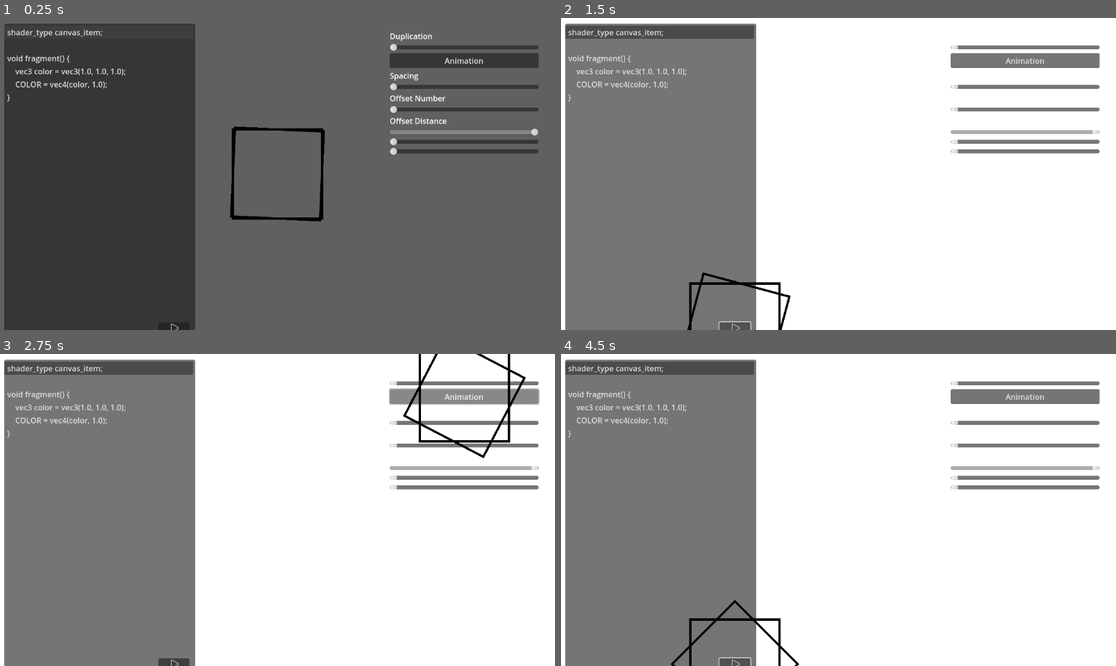
Above: before the commit, frames 1-4 (two rows, left to right).
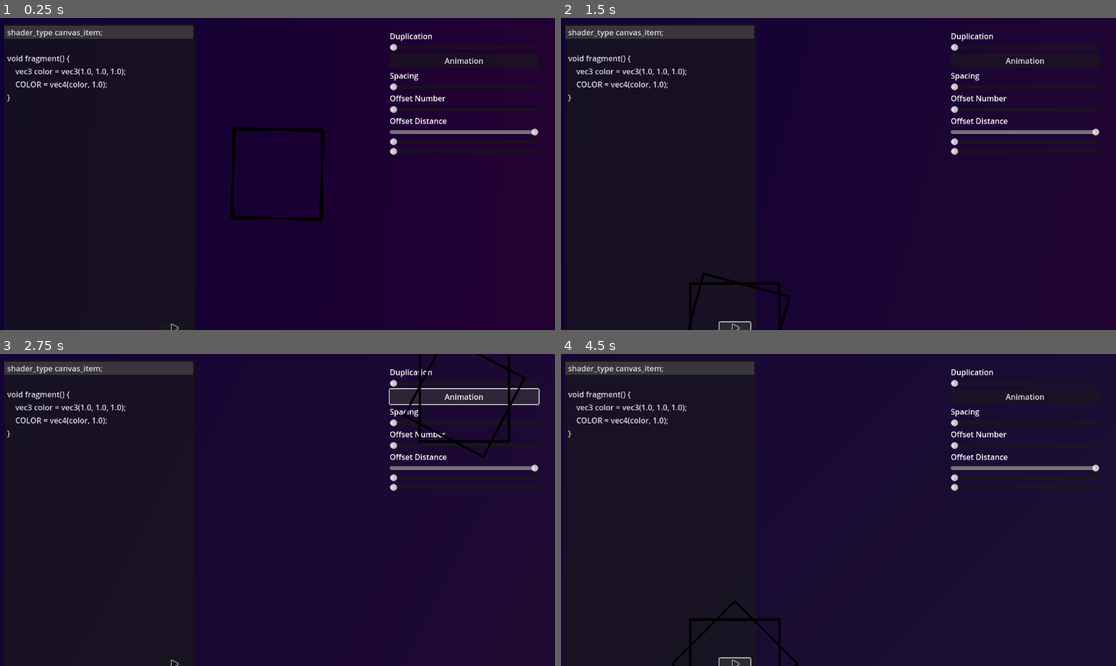
Above: after the commit, the same moments.

Repository: Juju-brz/GDVJ
Game: Godot game, scene res://01_Superpositions_géométriques.tscn
Same seed, same stepped clock (60 frames per second), same inputs: the game is played once before the commit and once after it.
Inputs (mouse positions are in pixels of both pictures, inside the frame that each line leads up to):
- Up to frame 1 (0.25 s): no input
- Up to frame 2 (1.5 s): click "Animation" at 0.5 s; click (733, 326) at 1.25 s
- Up to frame 3 (2.75 s): click "Animation" at 2 s
- Up to frame 4 (4.5 s): click (733, 662) at 2.75 s; click "Animation" at 3.5 s; click (733, 662) at 4.25 s

The runs differ from the first frame. In frame 1, 97% of the frame differs, in the area x 0-100%, y 0-100%; in frame 2, 98%; in frame 3, 98%; in frame 4, 98%.

Commit message:
Background Correction-Gradient

Diff:
--- a/01_Superpositions_Géometriques_MainScript.gd
+++ b/01_Superpositions_Géometriques_MainScript.gd
@@ -3,14 +3,18 @@
 #### VARIABLES ####
 # Rotation variables
 var overall_rotation: float = 0.0
-@export var ROTATION_SPEED: float = deg_to_rad(10.0) # Very slow rotation
+@export var ROTATION_SPEED: float = deg_to_rad(10.0)
 
-# This array will hold the generated angles: 45, 67.5, 112.5, 135, 180...
+# Array for the pattern
 var stamp_angles: Array[float] = []
 
 # Gradient Variables
 @export var GRADIENT_SPEED: float = 0.1
-@export var GRADIENT_ANGLE_SPEED: float = 5.0
+@export var GRADIENT_ANGLE_SPEED: float = 10.0 # Increased slightly for visibility
+
+# We use the ColorRect only to know the size of the screen
+@onready var backsquare = $ColorRect
+
 var current_color_time: float = 0.0
 var current_gradient_angle: float = 0.0
 
@@ -28,57 +32,72 @@
 func _ready() -> void:
 	$Square.hide()
 
-	# --- GENERATE THE PATTERN AUTOMATICALLY ---
-	# We start at 45 degrees
+	# HIDE the ColorRect so it doesn't block our custom drawing
+	if backsquare:
+		backsquare.hide()
+
+	# --- GENERATE PATTERN ---
 	var current_angle = 45.0
-
-	# We want to toggle between adding 22.5 and 45.0
-	# Pattern: 45 -> (+22.5) -> 67.5 -> (+45) -> 112.5 -> (+22.5) -> 135 ...
 	var add_small_step = true
 
-	# Generate angles for a long time (e.g., up to 3600 degrees / 10 laps)
 	while current_angle < 3600.0:
 		stamp_angles.append(deg_to_rad(current_angle))
-
 		if add_small_step:
 			current_angle += 22.5
 		else:
 			current_angle += 45.0
-
-		# Flip the toggle for the next step
 		add_small_step = not add_small_step
 
 	draw_board()
 	queue_redraw()
 
+# --- HELPER TO GET COLOR FROM PALETTE ---
+func get_gradient_color(time_val: float) -> Color:
+	var size = COLOR_PALETTE.size()
+	var idx = int(time_val) % size
+	var next_idx = (idx + 1) % size
+	var t = time_val - float(int(time_val))
+	return COLOR_PALETTE[idx].lerp(COLOR_PALETTE[next_idx], t)
+
 func _draw():
-	# --- Draw Rotating Gradient Background (UNCHANGED) ---
-	var viewport_size = get_viewport_rect().size
+	# 1. Determine Screen Size
+	var viewport_size = Vector2(1000, 1000)
+	if backsquare:
+		viewport_size = backsquare.size
 	var center = viewport_size / 2.0
 
-	# Color Cycling
-	var palette_size = COLOR_PALETTE.size()
-	var cycle_index = int(current_color_time) % palette_size
-	var next_cycle_index = (cycle_index + 1) % palette_size
-	var lerp_factor = current_color_time - float(int(current_color_time))
-	var current_color = COLOR_PALETTE[cycle_index].lerp(COLOR_PALETTE[next_cycle_index], lerp_factor)
+	# 2. Calculate Gradient Colors
+	# To make a gradient, we need TWO different colors at the same time.
+	# Color A is the current time. Color B is the next color in the sequence (+1).
+	var color_a = get_gradient_color(current_color_time)
+	var color_b = get_gradient_color(current_color_time + 1.0) # Offset by 1 to get the next color
 
-	# Gradient Orientation
-	var angle_rad = deg_to_rad(current_gradient_angle)
-	var line_length = viewport_size.length()
-	var gradient_start_pos = center + Vector2.RIGHT.rotated(angle_rad) * line_length
-	var gradient_end_pos = center + Vector2.LEFT.rotated(angle_rad) * line_length
+	# 3. Create a Giant Rotated Rectangle (Polygon)
+	# We make it much larger than the screen so edges aren't seen when rotating
+	var radius = viewport_size.length()
+	var angle = deg_to_rad(current_gradient_angle)
 
-	# Draw Background
-	draw_rect(Rect2(Vector2.ZERO, viewport_size), Color.BLACK, true)
-	draw_line(gradient_start_pos, gradient_end_pos, current_color, line_length * 2.0, true)
+	# Calculate 4 corners rotated around the center
+	# Top-Left, Top-Right, Bottom-Right, Bottom-Left
+	var tl = center + Vector2(-radius, -radius).rotated(angle)
+	var tr = center + Vector2(radius, -radius).rotated(angle)
+	var br = center + Vector2(radius, radius).rotated(angle)
+	var bl = center + Vector2(-radius, radius).rotated(angle)
+
+	var points = PackedVector2Array([tl, tr, br, bl])
+
+	# 4. Assign Colors to Vertices
+	# Left side gets Color A, Right side gets Color B. Godot interpolates the middle.
+	var colors = PackedColorArray([color_a, color_b, color_b, color_a])
+
+	# Draw the gradient
+	draw_polygon(points, colors)
 
 func clear_board():
 	for sprite in duplicated_spriteslist:
 		sprite.queue_free()
 	duplicated_spriteslist.clear()
 
-# --- EXACT SAME LOGIC, BUT USING THE LIST ---
 func draw_board():
 	var center = get_local_mouse_position()
 	var original_sprite = $Square
@@ -86,7 +105,6 @@
 	if not original_sprite:
 		return
 
-	# Helper to create a sprite quickly
 	var create_sprite = func(rot_angle_rad: float):
 		var s = original_sprite.duplicate()
 		add_child(s)
@@ -95,32 +113,22 @@
 		s.show()
 		duplicated_spriteslist.append(s)
 
-	# 1. SQUARE A (Static Base at 0)
 	create_sprite.call(0.0)
 
-	# 2. CHECK ALL STAMPS
-	# This replaces the manual "if current_deg > ANGLE_C" lines
-	# It loops through the generated list and draws every stamp passed so far.
 	for target_angle in stamp_angles:
 		if overall_rotation >= target_angle:
 			create_sprite.call(target_angle)
 		else:
-			# Optimization: Since the list is sorted, if we haven't reached this one,
-			# we haven't reached the rest either.
 			break
 
-	# 3. SQUARE B (The Active Rotator)
 	create_sprite.call(overall_rotation)
 
 func _process(delta: float) -> void:
-	# Update Rotation
 	overall_rotation += ROTATION_SPEED * delta
 
-	# Update Gradient
 	current_color_time += GRADIENT_SPEED * delta
 	current_gradient_angle += GRADIENT_ANGLE_SPEED * delta
 	queue_redraw()
 
-	# Redraw Sprites
 	clear_board()
 	draw_board()
--- a/01_Superpositions_géométriques.tscn
+++ b/01_Superpositions_géométriques.tscn
@@ -1,13 +1,11 @@
-[gd_scene load_steps=9 format=3 uid="uid://qywxpr5vvcjj"]
+[gd_scene load_steps=8 format=3 uid="uid://qywxpr5vvcjj"]
 
 [ext_resource type="Script" uid="uid://c4hfbx71iow0l" path="res://01_Superpositions_Géometriques_MainScript.gd" id="1_um0o5"]
-[ext_resource type="Shader" uid="uid://cmfsoauknrqx6" path="res://persianPattern.gdshader" id="2_4e16f"]
 [ext_resource type="Texture2D" uid="uid://cxk1yqvdskdin" path="res://geometries/Square.svg" id="3_evy8j"]
 [ext_resource type="Script" uid="uid://dopbw671o2emm" path="res://code_edit.gd" id="4_pyqlm"]
 [ext_resource type="Texture2D" uid="uid://cwr75hikdjaj7" path="res://play.svg" id="5_4e16f"]
 
-[sub_resource type="ShaderMaterial" id="ShaderMaterial_f05lg"]
-shader = ExtResource("2_4e16f")
+[sub_resource type="CanvasItemMaterial" id="CanvasItemMaterial_um0o5"]
 
 [sub_resource type="ShaderMaterial" id="ShaderMaterial_73kxq"]
 
@@ -17,12 +15,13 @@
 script = ExtResource("1_um0o5")
 
 [node name="ColorRect" type="ColorRect" parent="."]
-material = SubResource("ShaderMaterial_f05lg")
+texture_filter = 2
+material = SubResource("CanvasItemMaterial_um0o5")
 offset_left = -1.0
 offset_top = -2.0
 offset_right = 1163.0
 offset_bottom = 672.0
-color = Color(0.3770668, 0.3770668, 0.3770668, 1)
+color = Color(0.58043486, 0.6205034, 0.606896, 1)
 
 [node name="Square" type="Sprite2D" parent="."]
 material = SubResource("ShaderMaterial_73kxq")
